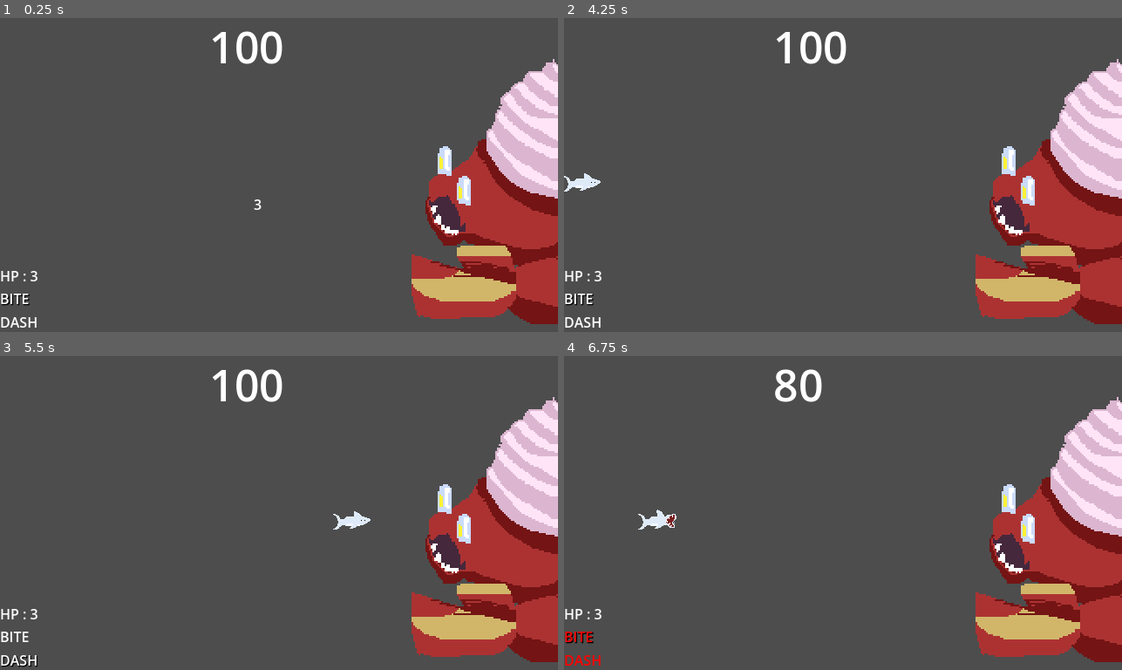
Above: before the commit, frames 1-4 (two rows, left to right).
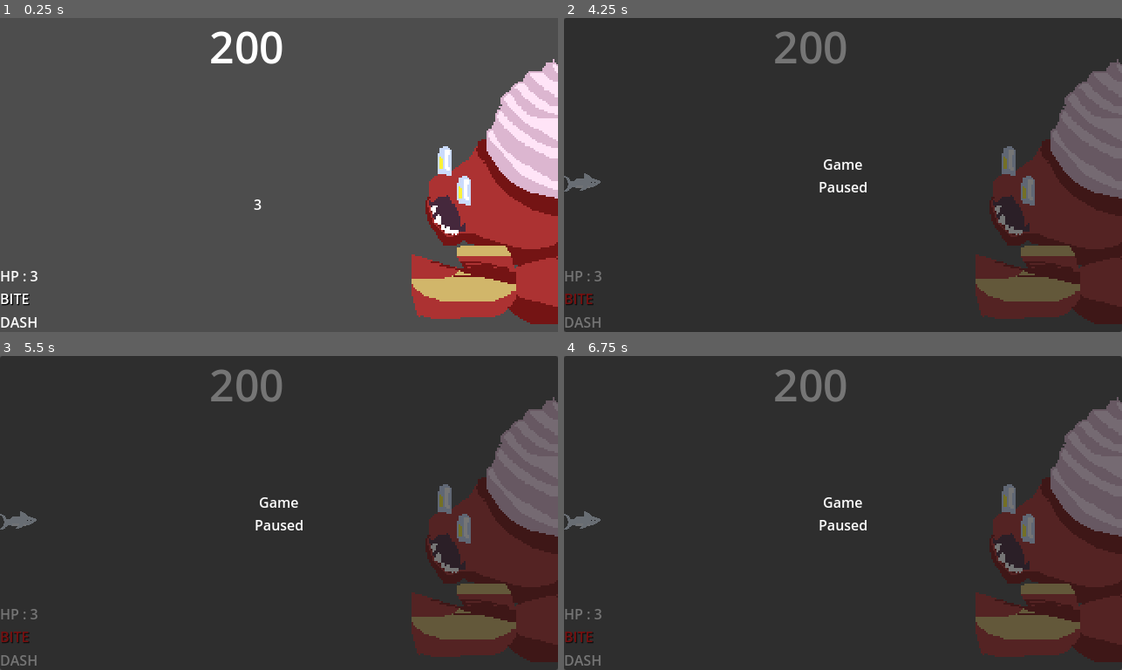
Above: after the commit, the same moments.

Repository: bugger1248/Fin_the_shark
Game: Godot game, scene res://Scenes/game.tscn
The game is run twice, just before and just after one commit, with the same random seed, the same clock (stepped at 60 frames per second) and the same inputs. The engine's default icon, where the game draws it, is replaced by a stand-in: a white triangle on a blue panel in a dark square.
Inputs:
- Up to frame 1 (0.25 s): no input
- Up to frame 2 (4.25 s): hold Right (move_right) 0.53-1.28 s; tap Space (choose_action) at 0.6, 1.35, 2.1, 2.75, 2.85, 3.6 s; tap Enter at 1.25, 3.5 s; hold S (action_down) 1.28-2.03 s; hold Right (move_right) 2.03-2.78 s; hold W (action_up) 2.78-3.53 s; hold Left (move_left) from 3.53 s (still down); tap Escape (pause, bound only after the commit) at 4.15 s
- Up to frame 3 (5.5 s): tap Space (choose_action) at 4.35, 5.1 s; release Left (move_left) at 5.03 s; hold S (action_down) from 5.03 s (still down)
- Up to frame 4 (6.75 s): release S (action_down) at 5.78 s; hold Right (move_right) 5.78-6.53 s; tap Space (choose_action) at 5.85, 6.6 s; hold W (action_up) from 6.53 s (still down)

The runs differ from the first frame. In frame 1, 0.2% of the frame differs, in the area x 37-42%, y 4-15%; in frame 2, 100%; in frame 3, 100%, in the area x 0-100%, y 0-100%; in frame 4, 100%.

Commit message:
added pause menu, new shell sprite, fixed shell attack exploit

Diff:
--- a/fin-the-shark/Scenes/fin.tscn
+++ b/fin-the-shark/Scenes/fin.tscn
@@ -102,6 +102,21 @@
 &"standby": SubResource("Animation_iqerj")
 }
 
+[sub_resource type="Animation" id="Animation_8ldow"]
+length = 0.001
+tracks/0/type = "value"
+tracks/0/imported = false
+tracks/0/enabled = true
+tracks/0/path = NodePath(".:visible")
+tracks/0/interp = 1
+tracks/0/loop_wrap = true
+tracks/0/keys = {
+"times": PackedFloat32Array(0),
+"transitions": PackedFloat32Array(1),
+"update": 1,
+"values": [true]
+}
+
 [sub_resource type="Animation" id="Animation_dqx5i"]
 resource_name = "hit"
 length = 2.0
@@ -116,21 +131,6 @@
 "transitions": PackedFloat32Array(1, 1, 1, 1, 1, 1, 1, 1, 1, 1, 1, 1),
 "update": 1,
 "values": [false, true, false, true, false, true, false, true, false, true, false, true]
-}
-
-[sub_resource type="Animation" id="Animation_8ldow"]
-length = 0.001
-tracks/0/type = "value"
-tracks/0/imported = false
-tracks/0/enabled = true
-tracks/0/path = NodePath(".:visible")
-tracks/0/interp = 1
-tracks/0/loop_wrap = true
-tracks/0/keys = {
-"times": PackedFloat32Array(0),
-"transitions": PackedFloat32Array(1),
-"update": 1,
-"values": [true]
 }
 
 [sub_resource type="AnimationLibrary" id="AnimationLibrary_iqerj"]
@@ -148,7 +148,7 @@
 motion_mode = 1
 script = ExtResource("1_kp3xx")
 acceleration = 900
-friction = 8
+friction = 12
 max_speed = 300
 dash_velocity = 1000
 
--- a/fin-the-shark/Scenes/game.tscn
+++ b/fin-the-shark/Scenes/game.tscn
@@ -1,9 +1,10 @@
-[gd_scene load_steps=5 format=3 uid="uid://c66ara07ywcql"]
+[gd_scene load_steps=6 format=3 uid="uid://c66ara07ywcql"]
 
 [ext_resource type="Script" uid="uid://dku3q3tqxkgjt" path="res://Scripts/game.gd" id="1_feb5d"]
 [ext_resource type="PackedScene" uid="uid://ndf6qgls4d25" path="res://Scenes/action_menu.tscn" id="2_feb5d"]
 [ext_resource type="PackedScene" uid="uid://ceqjomb7xi0i5" path="res://Scenes/health_container.tscn" id="4_7jktm"]
 [ext_resource type="PackedScene" uid="uid://dhkk5106hioql" path="res://Scenes/krabby.tscn" id="4_fc0e3"]
+[ext_resource type="PackedScene" uid="uid://fnmjynoh7h7r" path="res://Scenes/pause_menu.tscn" id="5_wowpa"]
 
 [node name="Game" type="Node2D"]
 script = ExtResource("1_feb5d")
@@ -47,7 +48,7 @@
 offset_right = 326.0
 offset_bottom = 67.0
 theme_override_font_sizes/font_size = 50
-text = "100"
+text = "200"
 
 [node name="Label2" type="Label" parent="."]
 anchors_preset = 8
@@ -68,4 +69,6 @@
 
 [node name="Timer" type="Timer" parent="."]
 
+[node name="PauseMenu" parent="." instance=ExtResource("5_wowpa")]
+
 [connection signal="timeout" from="Timer" to="." method="change_label_text"]
--- /dev/null
+++ b/fin-the-shark/Scenes/pause_menu.tscn
@@ -0,0 +1,32 @@
+[gd_scene load_steps=2 format=3 uid="uid://fnmjynoh7h7r"]
+
+[ext_resource type="Script" uid="uid://bqj41oi4mxdpk" path="res://Scripts/pause_menu.gd" id="1_emv3i"]
+
+[node name="PauseMenu" type="CanvasLayer"]
+process_mode = 3
+visible = false
+script = ExtResource("1_emv3i")
+
+[node name="ScreenBlock" type="Panel" parent="."]
+anchors_preset = 15
+anchor_right = 1.0
+anchor_bottom = 1.0
+grow_horizontal = 2
+grow_vertical = 2
+
+[node name="Label" type="Label" parent="."]
+anchors_preset = 8
+anchor_left = 0.5
+anchor_top = 0.5
+anchor_right = 0.5
+anchor_bottom = 0.5
+offset_left = -28.5
+offset_top = -24.5
+offset_right = 28.5
+offset_bottom = 24.5
+grow_horizontal = 2
+grow_vertical = 2
+size_flags_horizontal = 4
+text = "Game
+Paused"
+horizontal_alignment = 1
--- a/fin-the-shark/Scenes/shell.tscn
+++ b/fin-the-shark/Scenes/shell.tscn
@@ -1,7 +1,7 @@
 [gd_scene load_steps=4 format=3 uid="uid://cxdpw0jsp4ud"]
 
 [ext_resource type="Script" uid="uid://cicqkhl8n1f6p" path="res://Scripts/shell.gd" id="1_et3vo"]
-[ext_resource type="Texture2D" uid="uid://cy2cmyvb3omih" path="res://icon.svg" id="2_2e587"]
+[ext_resource type="Texture2D" uid="uid://byky0cdlgwi77" path="res://Assets/Shell.png" id="2_j4ghq"]
 
 [sub_resource type="RectangleShape2D" id="RectangleShape2D_et3vo"]
 size = Vector2(48, 48)
@@ -15,8 +15,8 @@
 
 [node name="Sprite2D" type="Sprite2D" parent="."]
 position = Vector2(-4.76837e-07, 4.76837e-07)
-scale = Vector2(0.378906, 0.378906)
-texture = ExtResource("2_2e587")
+scale = Vector2(1.5, 1.5)
+texture = ExtResource("2_j4ghq")
 
 [node name="CollisionShape2D" type="CollisionShape2D" parent="."]
 shape = SubResource("RectangleShape2D_et3vo")
--- a/fin-the-shark/Scripts/fin.gd
+++ b/fin-the-shark/Scripts/fin.gd
@@ -36,9 +36,7 @@
 
 func _ready() -> void:
 	hurt_box.area_entered.connect(_on_hurt_box_entered)
-	animation_player.play("standby")
-	set_process(false)
-
+	enter_standby()
 
 func initialize() -> void:
 	actions_array = [
@@ -51,6 +49,9 @@
 	invincibility_timer.timeout.connect(_on_invincibility_timeout)
 	add_child(invincibility_timer)
 
+func enter_standby():
+	animation_player.play("standby")
+	set_process(false)
 
 func exit_standby():
 	current_state = STATES.READY
--- a/fin-the-shark/Scripts/game.gd
+++ b/fin-the-shark/Scripts/game.gd
@@ -4,6 +4,7 @@
 var fin = preload("res://Scenes/fin.tscn").instantiate()
 
 func _ready() -> void:
+
 
 	var actions_menu = $CanvasLayer/ActionMenu
 	fin.initialize()
--- a/fin-the-shark/Scripts/krabby.gd
+++ b/fin-the-shark/Scripts/krabby.gd
@@ -1,7 +1,7 @@
 extends Node2D
 
 var animation_player : AnimationPlayer
-var health : int = 100
+var health : int = 200
 var health_label : Label
 
 var attack_interval : float = 5.0
@@ -58,9 +58,12 @@
 
 	animation_player.play("damage_taken")
 	health -= damage
-	health_label.text = str(health)
 	if health <= 0:
 		boss_died.emit()
+		health_label.text = "0"
+		health = 0
+	else:
+		health_label.text = str(health)
 
 func execute_attack():
 	#spawn shell
@@ -82,15 +85,15 @@
 		state = STATES.IDLE
 
 func spawn_wave():
-	var empty_place : int = randi_range(0, 3)
+	var empty_place : int = randi_range(0, 4)
 	var shells : Array = []
 
-	for i in range(4):
+	for i in range(5):
 		if i == empty_place:
 			continue
 
 		var shell = shell_scene.instantiate()
-		shell.position = Vector2(530, 40 + 100*i)
+		shell.position = Vector2(530, 40 + 75*i)
 		shells.append(shell)
 
 	for scene in shells:
--- /dev/null
+++ b/fin-the-shark/Scripts/pause_menu.gd
@@ -0,0 +1,24 @@
+extends CanvasLayer
+
+var game_paused : bool = false
+
+
+func _process(_delta: float) -> void:
+
+	if Input.is_action_just_pressed("pause"):
+		if game_paused:
+			unpause()
+		else:
+			pause()
+
+
+func pause():
+	visible = true
+	get_tree().paused = true
+	game_paused = true
+
+
+func unpause():
+	visible = false
+	get_tree().paused = false
+	game_paused = false
--- a/fin-the-shark/bite.tres
+++ b/fin-the-shark/bite.tres
@@ -5,5 +5,5 @@
 [resource]
 script = ExtResource("1_1jeqq")
 name = "bite"
-cooldown = 0.5
+cooldown = 2.0
 metadata/_custom_type_script = "uid://dcey74oowtmt0"
--- a/fin-the-shark/dash.tres
+++ b/fin-the-shark/dash.tres
@@ -5,5 +5,5 @@
 [resource]
 script = ExtResource("1_bxarg")
 name = "dash"
-cooldown = 1.0
+cooldown = 2.0
 metadata/_custom_type_script = "uid://dcey74oowtmt0"
--- a/fin-the-shark/project.godot
+++ b/fin-the-shark/project.godot
@@ -67,6 +67,11 @@
 "events": [Object(InputEventKey,"resource_local_to_scene":false,"resource_name":"","device":-1,"window_id":0,"alt_press …(191 unchanged characters)…
 ]
 }
+pause={
+"deadzone": 0.2,
+"events": [Object(InputEventKey,"resource_local_to_scene":false,"resource_name":"","device":-1,"window_id":0,"alt_pressed":false,"shift_pressed":false,"ctrl_pressed":false,"meta_pressed":false,"pressed":false,"keycode":0,"physical_keycode":4194305,"key_label":0,"unicode":0,"location":0,"echo":false,"script":null)
+]
+}
 
 [rendering]
 
Binary file added: fin-the-shark/Assets/Shell.png
Not shown, added: fin-the-shark/Assets/Shell.png.import
Not shown, added: fin-the-shark/Scripts/pause_menu.gd.uid
Not shown, changed: fin-the-shark/next_time.txt
